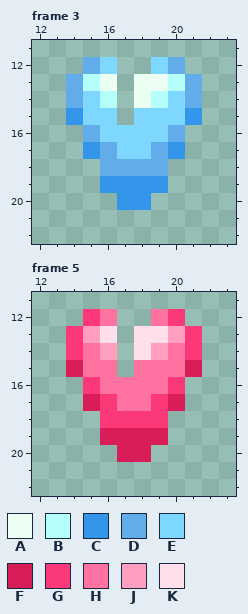
A pixel-art file gets an edit: GraphicAssets/Item/Drinks/Drink_2.aseprite. This is how it looked before the edit.
36x36 pixels, 7 frames. Shown: frame 3: x 12..23, y 11..22; frame 5: x 12..23, y 11..22. The commit also changed other frames, which this record leaves out.
Palette (. is transparent): A #ebfff2  B #b5fffa  C #3395ea  D #63acea  E #7ed7ff  F #d91d59  G #fb3978  H #ff729f  J #ff9ebd  K #ffdfe9
Pixels before, frame 3, first column x 14:
12 .DE..ED.
13 DBA.AABD
14 DEB.ABED
15 CEE.EEEC
16 .DEEEED.
17 .CDEEDC.
18 ..DDDD..
19 ..CCCC..
20 ...CC...
Pixels before, frame 5, first column x 14:
12 .GH..HG.
13 GJK.KKJG
14 GHJ.KJHG
15 FHH.HHHF
16 .GHHHHG.
17 .FGHHGF.
18 ..GGGG..
19 ..FFFF..
20 ...FF...
And afterwards:
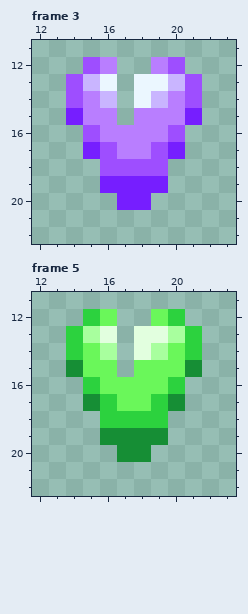
Change:
colour A: #ebfff2 -> #ebf7ff
colour B: #b5fffa -> #c9b5ff
colour C: #3395ea -> #761eff
colour D: #63acea -> #9e4eff
colour E: #7ed7ff -> #b97eff
colour F: #d91d59 -> #168e35
colour G: #fb3978 -> #2cd23e
colour H: #ff729f -> #6af75a
colour J: #ff9ebd -> #a8ff9e
colour K: #ffdfe9 -> #e2ffdf
Pixel boxes of the changes (left, top, right, bottom) in both pictures:
changed: (66, 57, 202, 210)
changed: (66, 309, 202, 462)
